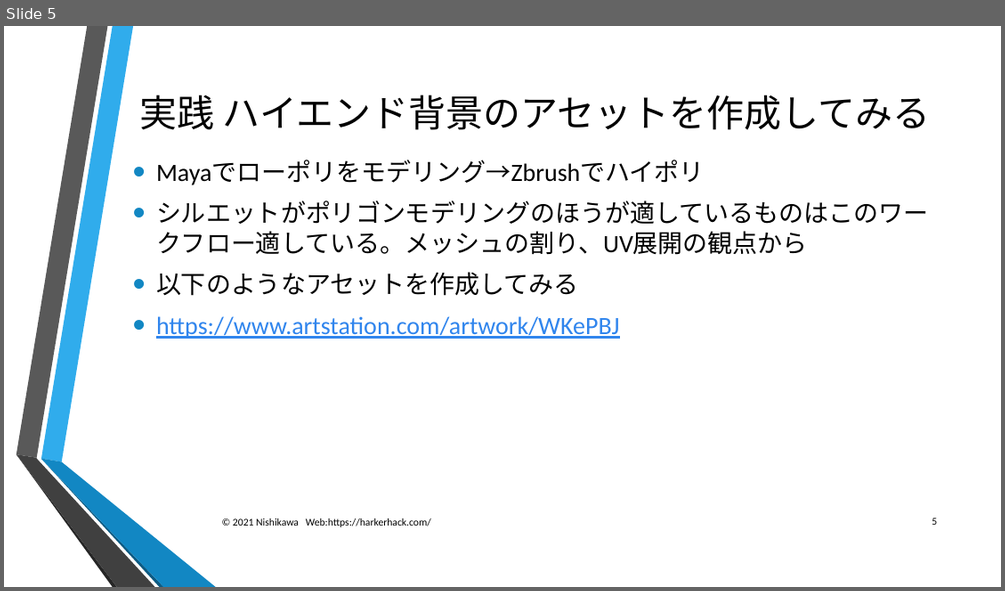
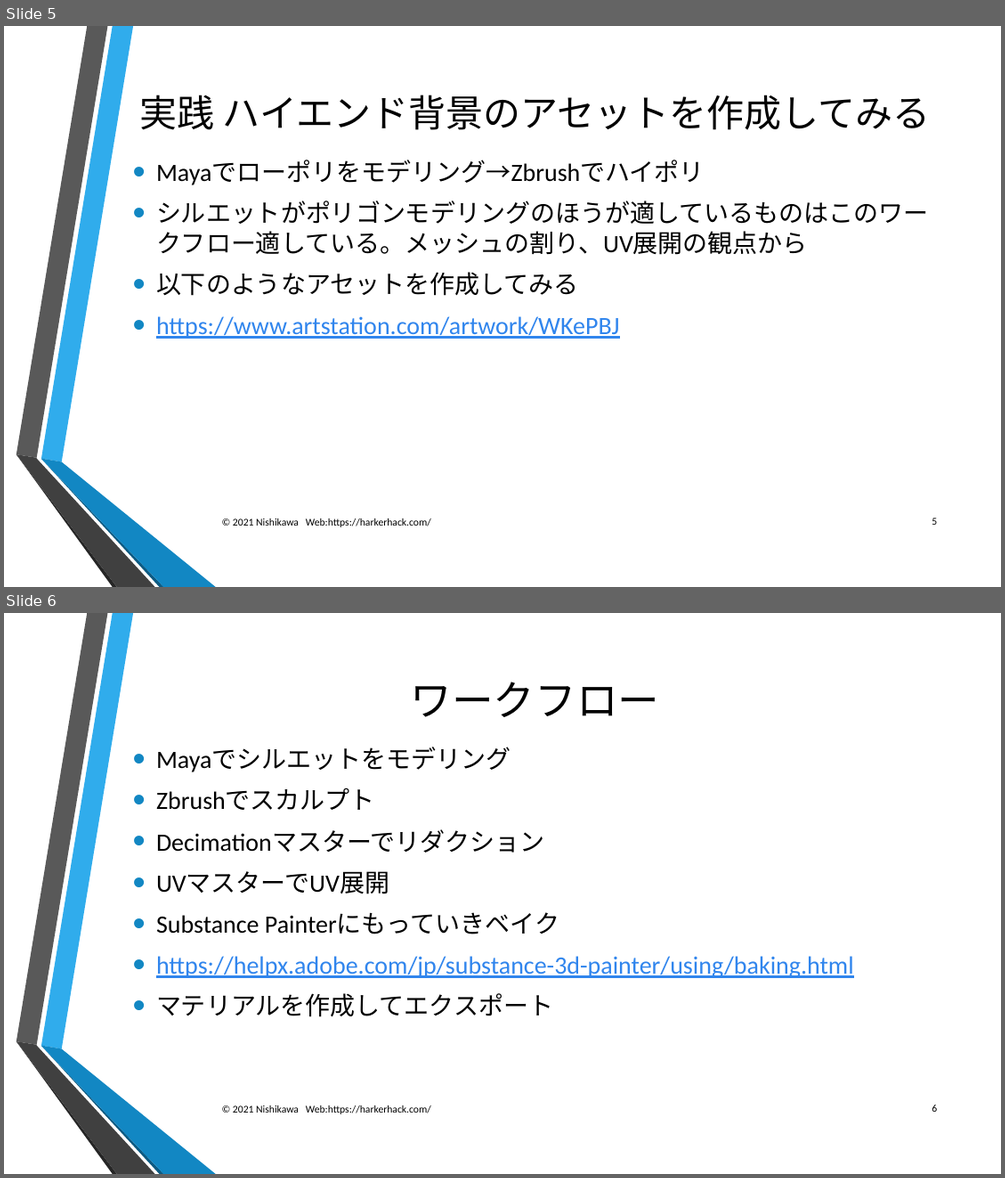
Before and after one commit to nineharker/lecturer, a slide deck: スカルプトデザイン/11_ZbrushとMayaを使ったワークフロー理解.pptx. Shown one above the other, each under a label of ours: slide 5 before the commit, slides 5 and 6 after it. The pictures are 1005x591 and 1005x1178 pixels, drawn with LibreOffice and Linux fonts; fonts in the diff are those of the drawing; background and template pictures are left out. Boxes give left, top, right and bottom in pixels: in the first picture for what was removed or moved away, otherwise in the second. Text is boxed around its words. In the diff, an @@ line names an element or a change of style, - is before the commit and + after.

Commit message:
update

```diff
--- a/スカルプトデザイン/11_ZbrushとMayaを使ったワークフロー理解.pptx
+++ b/スカルプトデザイン/11_ZbrushとMayaを使ったワークフロー理解.pptx
@@ slide 6 added at (x1=4, y1=613, x2=1001, y2=1174), background picture (left out); not listed: 6 template elements that a slide beside it also shows @@
@@ title added at (x1=411, y1=682, x2=660, y2=717), 40 pt, text #000000 @@
+ワークフロー
@@ text added at (x1=156, y1=747, x2=854, y2=1017), 24 pt, text #000000 @@
+• Mayaでシルエットをモデリング
+• Zbrushでスカルプト
+• Decimationマスターでリダクション
+• UVマスターでUV展開
+• Substance Painterにもっていきベイク
+• https://helpx.adobe.com/jp/substance-3d-painter/using/baking.html
+• マテリアルを作成してエクスポート
@@ text added at (x1=233, y1=1105, x2=431, y2=1114), 10 pt, text #000000 @@
+© 2021 Nishikawa Web:https://harkerhack.com/
@@ page number added at (x1=931, y1=1104, x2=937, y2=1111), 10 pt, text #000000 @@
+6
```
Also in this commit, not shown: 1 other slide added.
